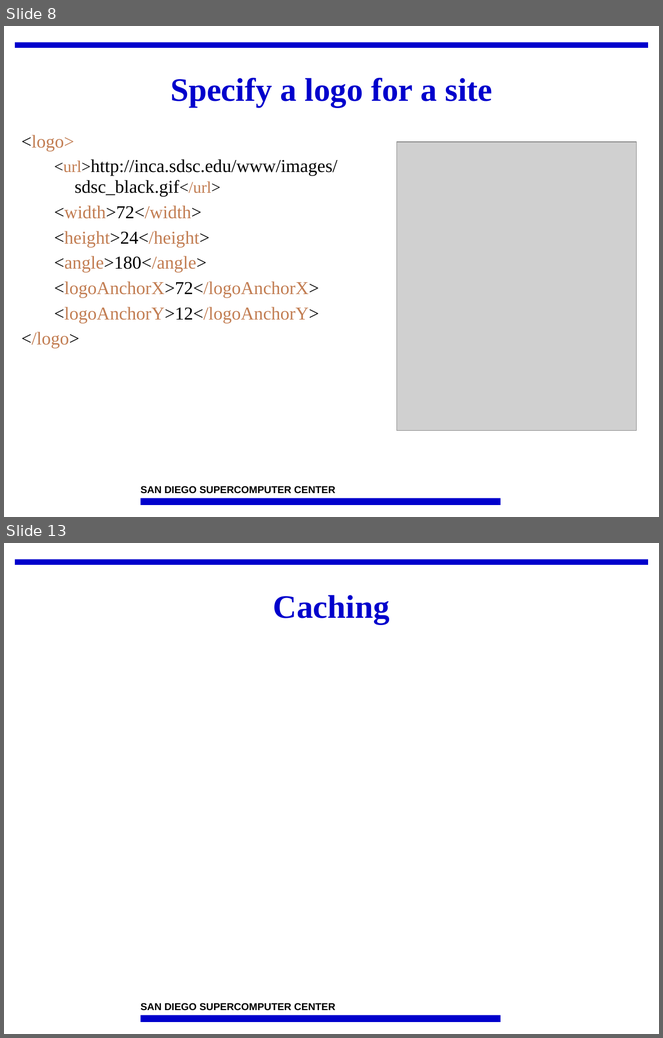
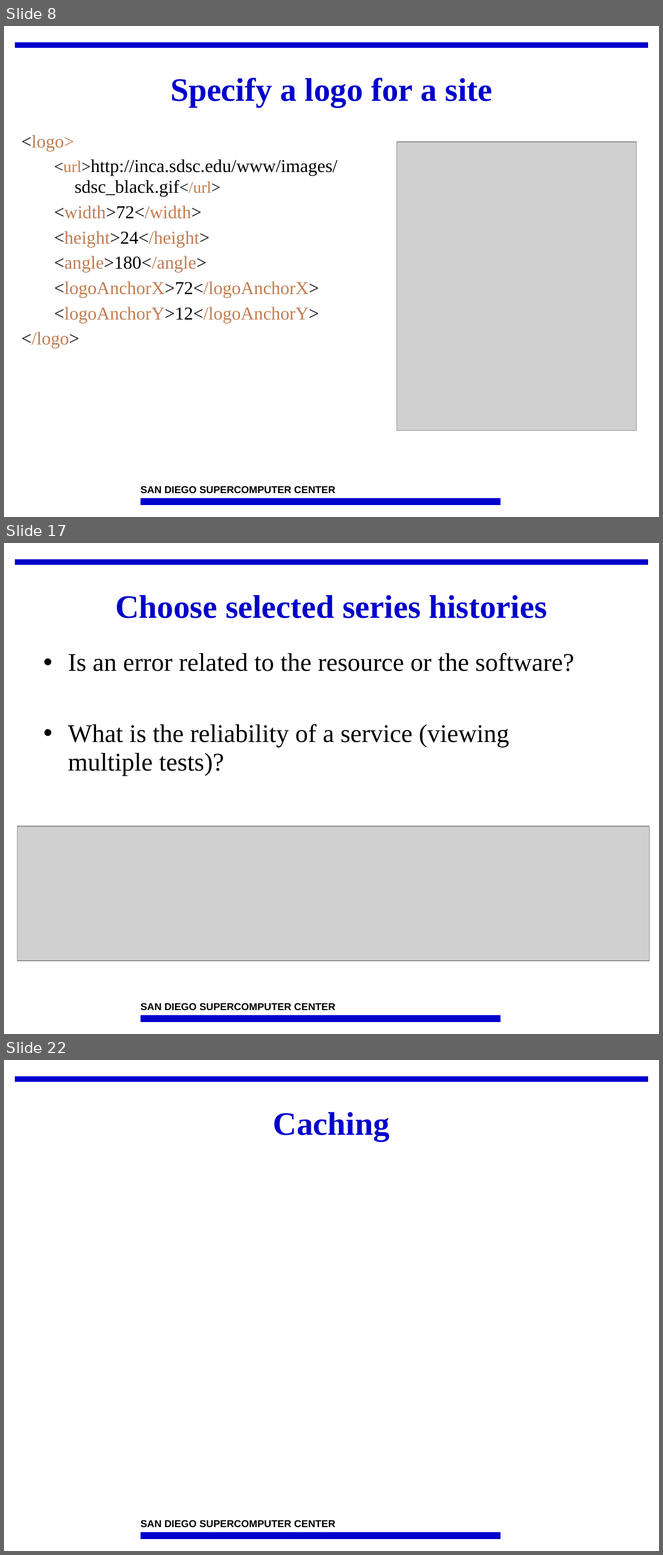
Before and after one commit to IncaProject/inca-xsede, a slide deck: talks/2008workshop/consumer.ppt. Shown one above the other, each under a label of ours: slides 8 and 13 before the commit, slides 8, 17 and 22 after it; the slides between them are not shown. The pictures are 663x1038 and 663x1555 pixels, drawn with LibreOffice and Linux fonts; fonts in the diff are those of the drawing; grey boxes stand for pictures; background and template pictures are left out. Boxes give left, top, right and bottom in pixels: in the first picture for what was removed or moved away, otherwise in the second. Text is boxed around its words. In the diff, an @@ line names an element or a change of style, - is before the commit and + after.

```diff
--- a/talks/2008workshop/consumer.ppt
+++ b/talks/2008workshop/consumer.ppt
@@ slide 17 added at (4,543,659,1034), background #FFFFFF; not listed: 3 template elements that a slide beside it also shows @@
@@ title added at (115,595,547,618), 36 pt, text #0000CC, bold @@
+Choose selected series histories
@@ text added at (68,653,574,776), 28 pt, text #000000 @@
+• Is an error related to the resource or the software?
+• What is the reliability of a service (viewing multiple tests)?
@@ picture added at (17,826,649,961) @@
@@ what was slide 13 is now slide 22 @@
```
Also in this commit, not shown: 8 slides changed, 8 other slides added.
